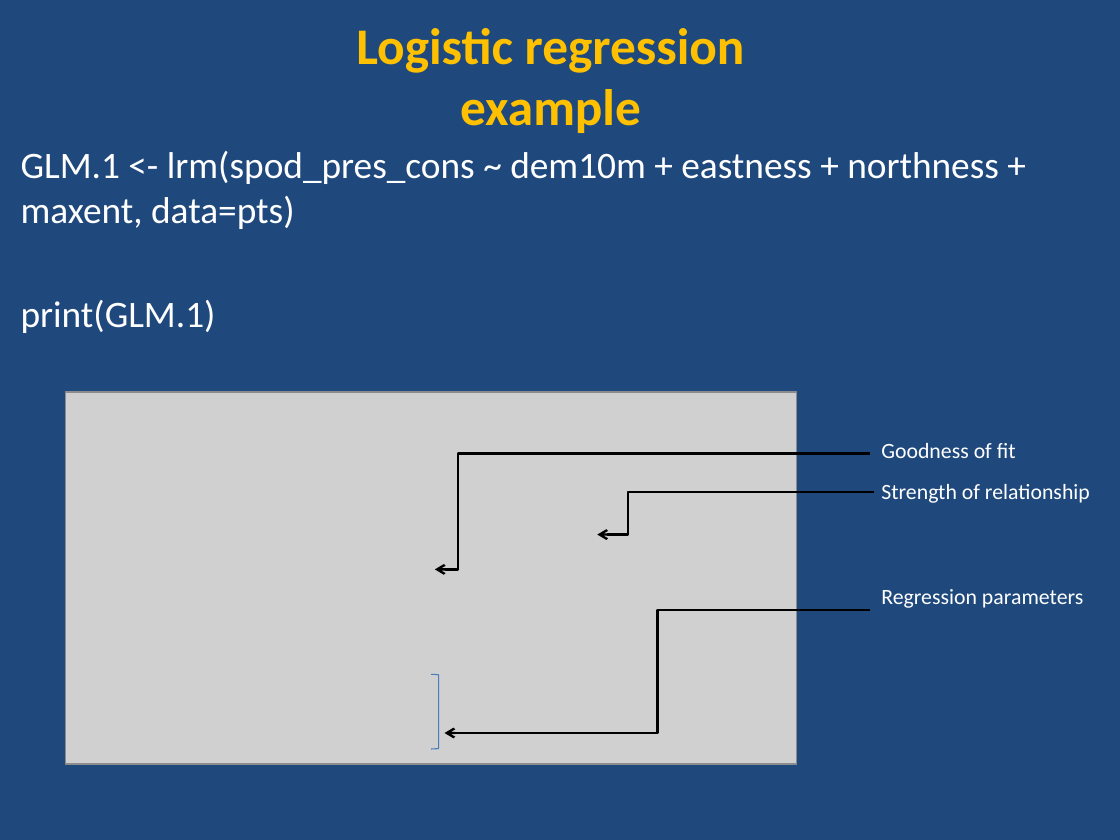
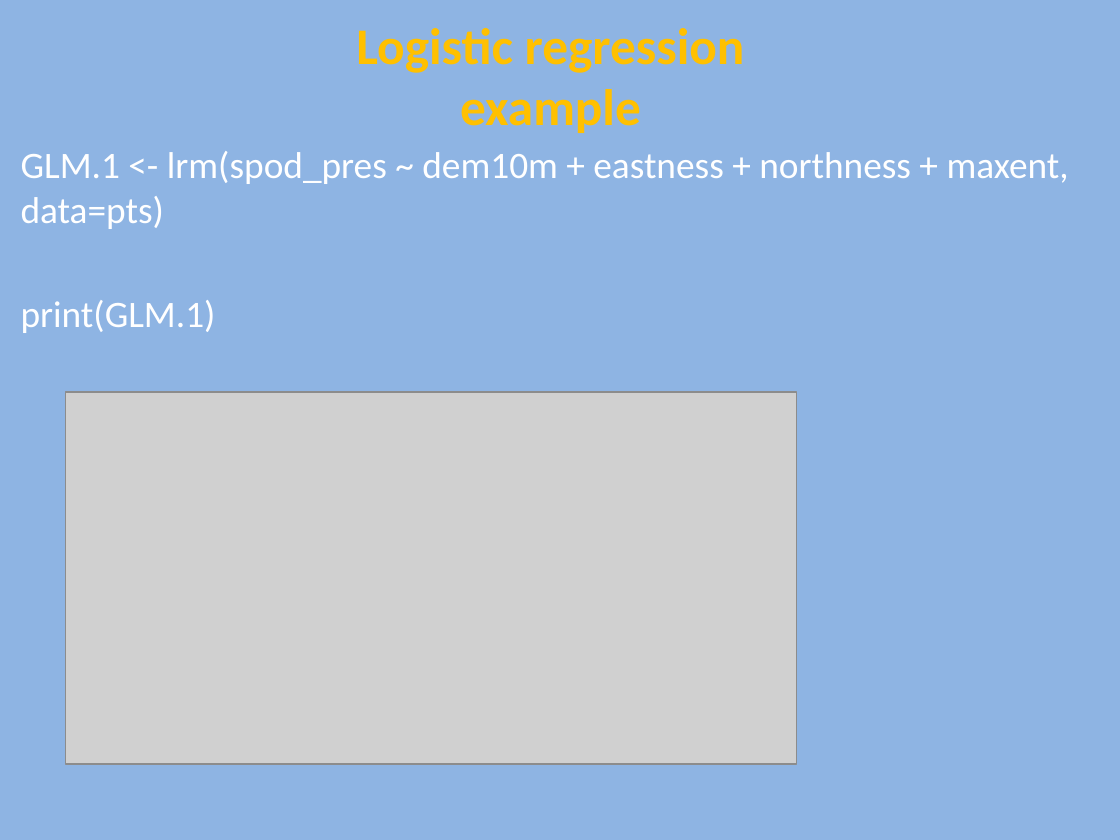
Before and after one commit to ncss-tech/stats_for_soil_survey, a slide deck: slide 21 of presentations/logistic_regression/Logistic.pptx (slide 8 before the commit). Drawn at 1120x840 pixels with LibreOffice and Linux fonts; fonts in the diff are those of the drawing; grey boxes stand for pictures. Boxes give left, top, right and bottom in pixels: in the first picture for what was removed or moved away, otherwise in the second. Text is boxed around its words. In the diff, an @@ line names an element or a change of style, - is before the commit and + after.

```diff
--- a/presentations/logistic_regression/Logistic.pptx
+++ b/presentations/logistic_regression/Logistic.pptx
@@ background #1F497D to #8EB4E3 @@
@@ text at [21,151,1069,229]: text changed @@
-GLM.1 <- lrm(spod_pres_cons ~ dem10m + eastness + northness + maxent, data=pts)
+GLM.1 <- lrm(spod_pres ~ dem10m + eastness + northness + maxent, data=pts)
@@ text removed at [881,443,1016,458] @@
-Goodness of fit
@@ elbow arrow removed from (870, 454) to (435, 569) @@
@@ elbow arrow removed from (874, 492) to (597, 534) @@
@@ text removed at [881,484,1090,608] @@
-Strength of relationship
-Regression parameters
@@ elbow arrow removed from (870, 610) to (445, 732) @@
@@ right bracket removed at [431,674,439,749] @@
```
Also in this commit, not shown: 16 other slides changed, 12 slides added, 1 other file.
